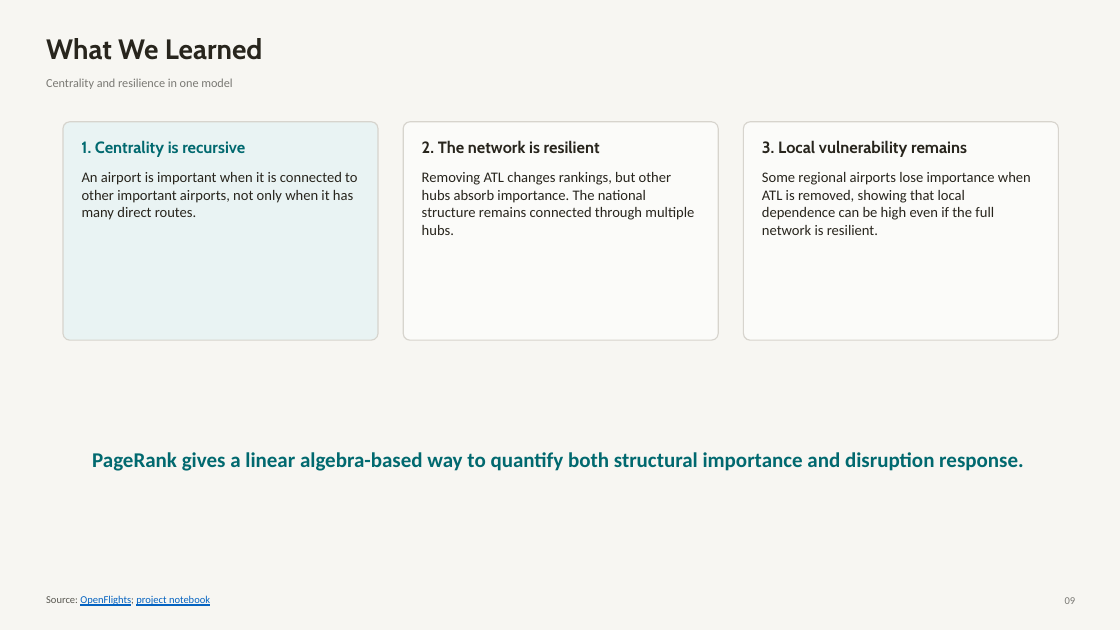
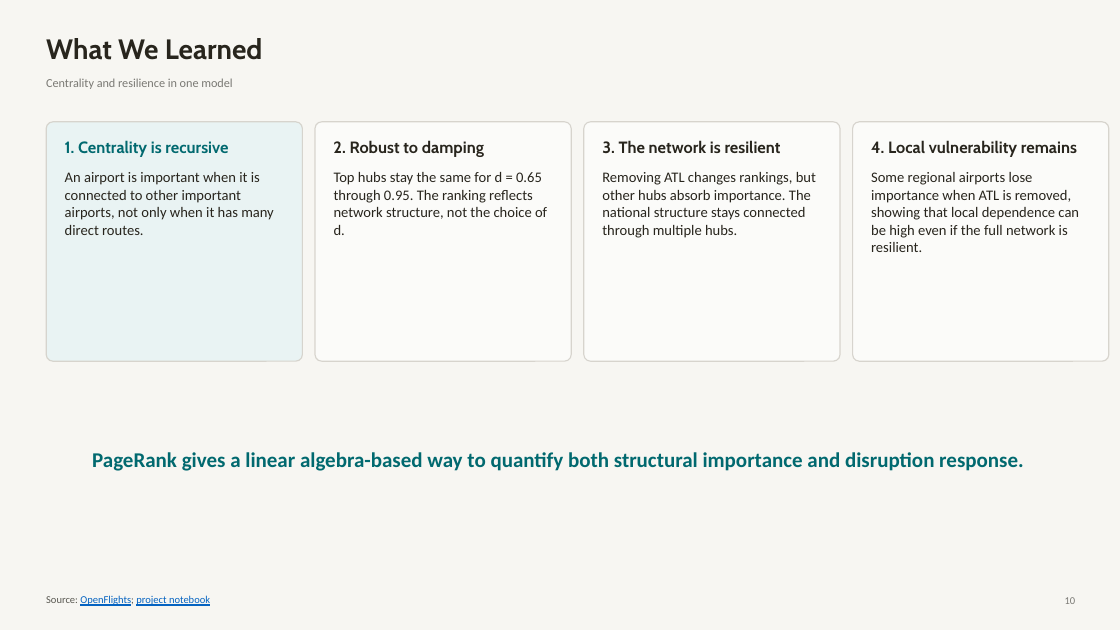
Before and after one commit to JeewaanK/Airport_PageRank, a slide deck: slide 10 of Airport_PageRank_Presentation.pptx (slide 9 before the commit). Drawn at 1120x630 pixels with LibreOffice and Linux fonts; fonts in the diff are those of the drawing. Boxes give left, top, right and bottom in pixels: in the first picture for what was removed or moved away, otherwise in the second. Text is boxed around its words. In the diff, an @@ line names an element or a change of style, - is before the commit and + after.

```diff
--- a/Airport_PageRank_Presentation.pptx
+++ b/Airport_PageRank_Presentation.pptx
@@ rounded rectangle: place and size @@
-rounded rectangle at (63,122,378,340)
+rounded rectangle at (46,122,302,361)
@@ text "1. Centrality is recursive": place and size @@
-text "1. Centrality is recursive" at (81,140,245,157)
+text "1. Centrality is recursive" at (65,140,228,157)
@@ proportions changed in 3 elements at (46,122,302,361), (853,122,1109,361), (315,122,571,361) @@
@@ rounded rectangle: place and size @@
-rounded rectangle at (403,122,718,340)
+rounded rectangle at (315,122,571,361)
@@ text added at (333,140,484,157), 14 pt, text #28251D, bold @@
+2. Robust to damping
@@ rounded rectangle added at (584,122,840,361), fill #FBFBF9, outline #D4D1CA 1 pt @@
@@ text at (602,140,781,153): text changed @@
-2. The network is resilient
+3. The network is resilient
@@ rounded rectangle: place and size @@
-rounded rectangle at (744,122,1059,340)
+rounded rectangle at (853,122,1109,361)
@@ text at (871,140,1077,157): text changed @@
-3. Local vulnerability remains
+4. Local vulnerability remains
@@ text "An airport is important when ..." rewrapped from (82,172,357,220) to (65,172,274,235) @@
@@ text added at (334,172,547,235), 12.5 pt, text #28251D @@
+Top hubs stay the same for d = 0.65 through 0.95. The ranking reflects network structure, not the choice of d.
@@ text at (602,172,816,238): text changed @@
-Removing ATL changes rankings, but other hubs absorb importance. The national structure remains connected through multiple hubs.
+Removing ATL changes rankings, but other hubs absorb importance. The national structure stays connected through multiple hubs.
@@ text "Some regional airports lose importance ..." rewrapped from (762,172,1031,235) to (871,172,1079,252) @@
@@ text at (1065,597,1076,604): text changed @@
-09
+10
```
Also in this commit, not shown: 4 other slides changed, 1 slide added, 11 other files.
